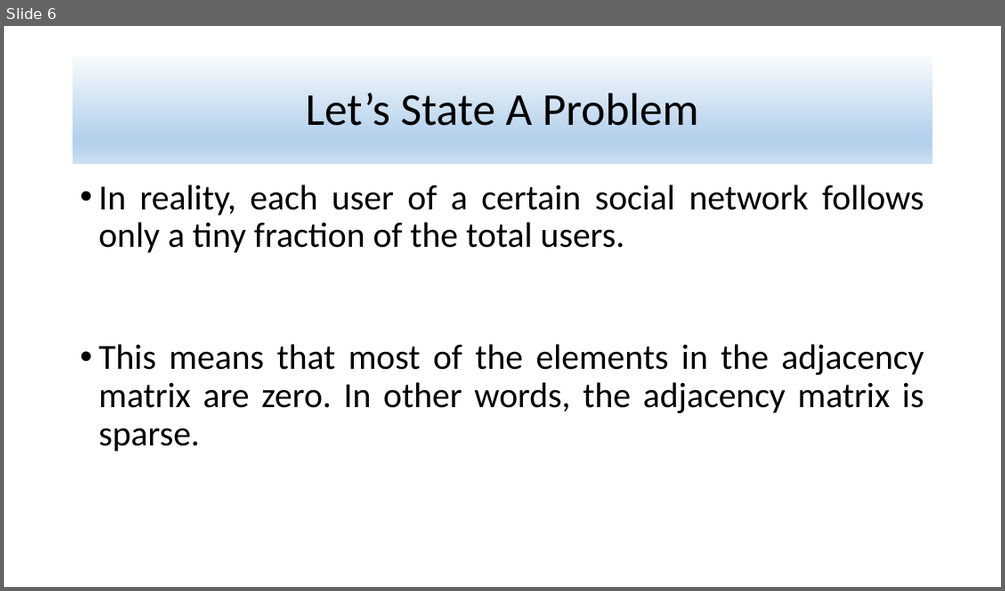
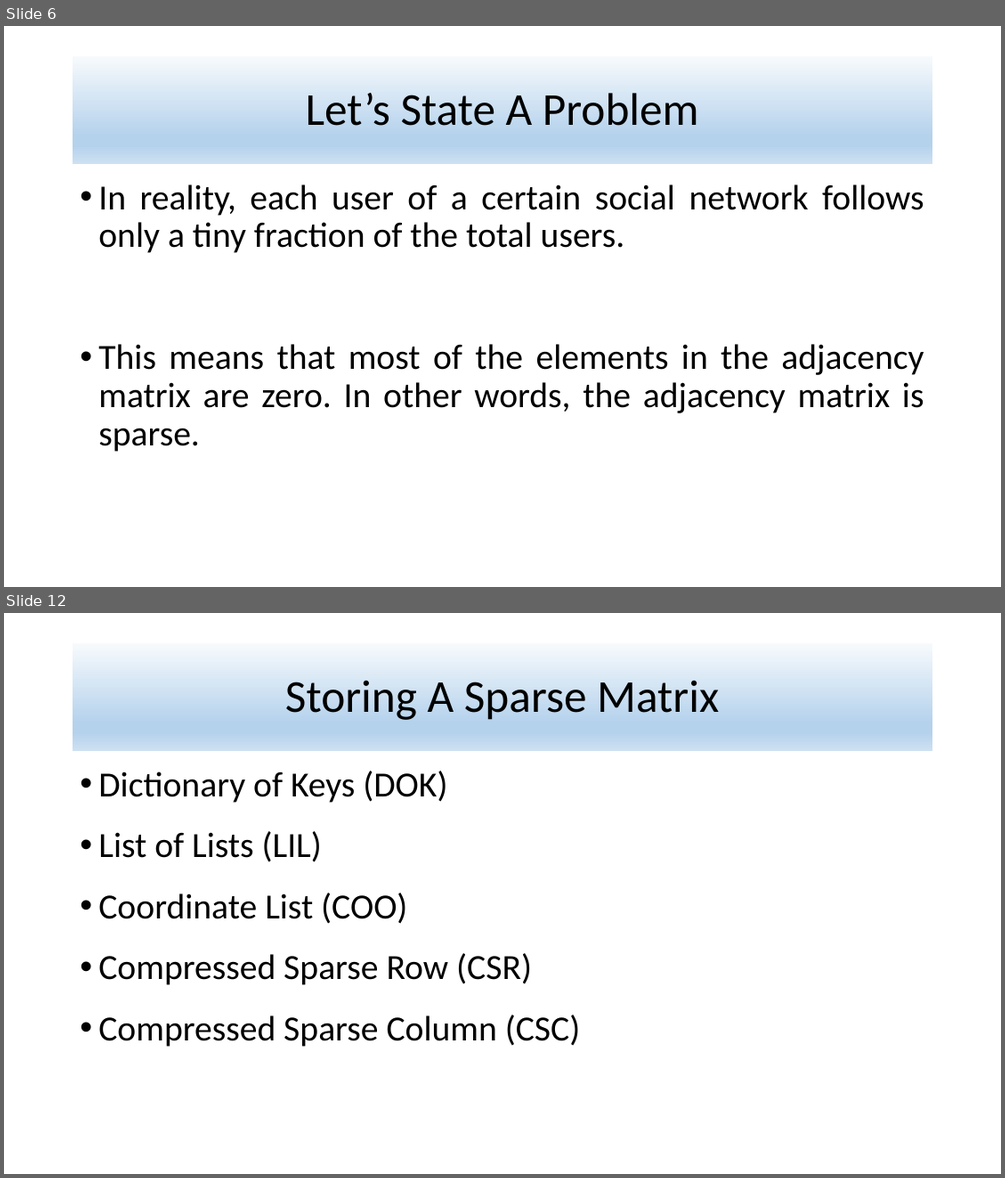
Before and after one commit to alijfri99/presentations, a slide deck: Data Mining Presentation.pptx. Shown one above the other, each under a label of ours: slide 6 before the commit, slides 6 and 12 after it; the slides between them are not shown. The pictures are 1005x591 and 1005x1178 pixels, drawn with LibreOffice and Linux fonts; fonts in the diff are those of the drawing. Boxes give left, top, right and bottom in pixels: in the first picture for what was removed or moved away, otherwise in the second. Text is boxed around its words. In the diff, an @@ line names an element or a change of style, - is before the commit and + after.

Commit message:
Finished list of lists.

```diff
--- a/Data Mining Presentation.pptx
+++ b/Data Mining Presentation.pptx
@@ slide 12 added at box(4, 613, 1001, 1174), background #FFFFFF @@
@@ title added at box(73, 643, 933, 751), fill gradient #F7FAFD to #B5D2EC to #CEE1F2, 44 pt, text #000000 @@
+Storing A Sparse Matrix
@@ text added at box(98, 771, 580, 1046), 34 pt, text #000000 @@
+• Dictionary of Keys (DOK)
+• List of Lists (LIL)
+• Coordinate List (COO)
+• Compressed Sparse Row (CSR)
+• Compressed Sparse Column (CSC)
```
Also in this commit, not shown: 5 slides changed, 7 other slides added.
